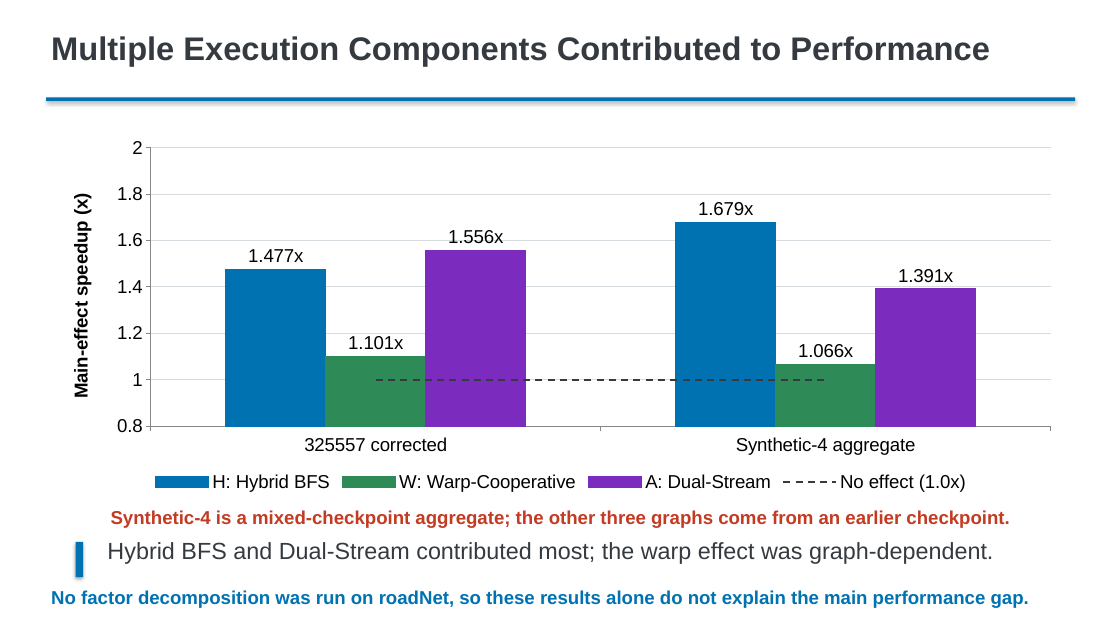
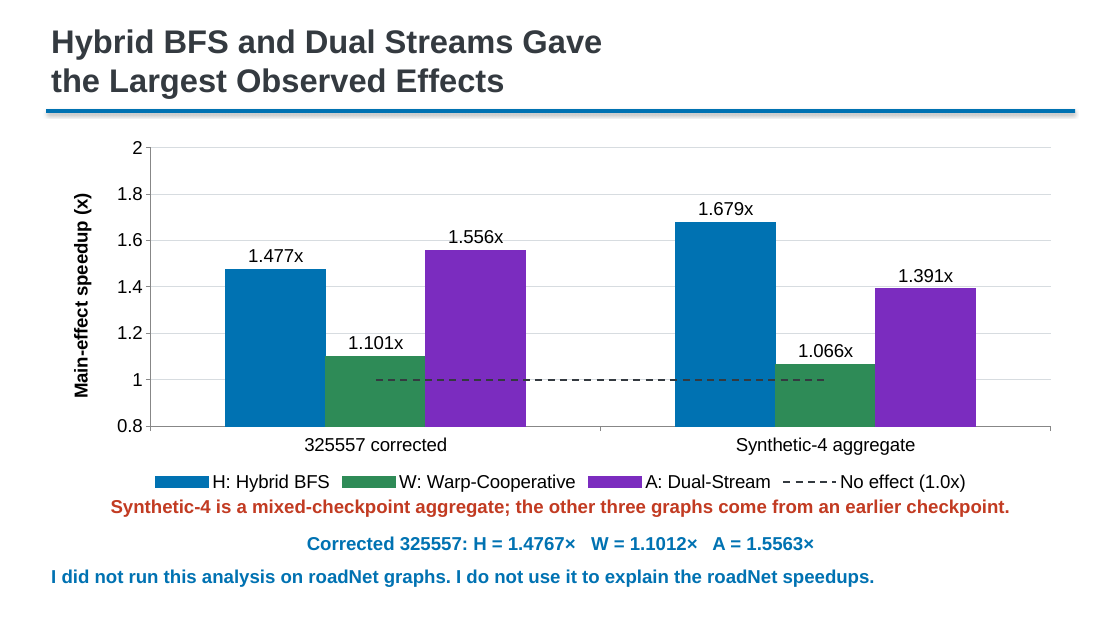
Before and after one commit to m5291091/lab, a slide deck: slide 12 of thesis_bc_project/docs/thesis/presentation/editable/master_thesis_presentation_v1.pptx (slide 10 before the commit). Drawn at 1120x630 pixels with LibreOffice and Linux fonts; fonts in the diff are those of the drawing. Boxes give left, top, right and bottom in pixels: in the first picture for what was removed or moved away, otherwise in the second. Text is boxed around its words. In the diff, an @@ line names an element or a change of style, - is before the commit and + after.

```diff
--- a/thesis_bc_project/docs/thesis/presentation/editable/master_thesis_presentation_v1.pptx
+++ b/thesis_bc_project/docs/thesis/presentation/editable/master_thesis_presentation_v1.pptx
@@ text at (51,29,602,98): text changed @@
-Multiple Execution Components Contributed to Performance
+Hybrid BFS and Dual Streams Gave
+the Largest Observed Effects
@@ rectangle: place and size @@
-rectangle at (46,97,1075,101)
+rectangle at (46,109,1075,113)
@@ text "Synthetic-4 is a mixed-checkpoint aggregate; ...": place and size @@
-text "Synthetic-4 is a mixed-checkpoint aggregate; ..." at (111,510,1009,528)
+text "Synthetic-4 is a mixed-checkpoint aggregate; ..." at (111,499,1009,517)
@@ text added at (307,536,814,551), 16 pt, text #0072B2, bold @@
+Corrected 325557: H = 1.4767× W = 1.1012× A = 1.5563×
@@ text at (51,569,875,587): text changed; size 20 to 16 pt; text colour #343A40 to #0072B2; bold on @@
-Hybrid BFS and Dual-Stream contributed most; the warp effect was graph-dependent.
+I did not run this analysis on roadNet graphs. I do not use it to explain the roadNet speedups.
@@ rectangle removed at (76,542,83,577) @@
@@ text removed at (51,590,1029,608) @@
-No factor decomposition was run on roadNet, so these results alone do not explain the main performance gap.
```
Also in this commit, not shown: 13 other slides changed, 6 slides added, 5 slides removed, 5 other files.
